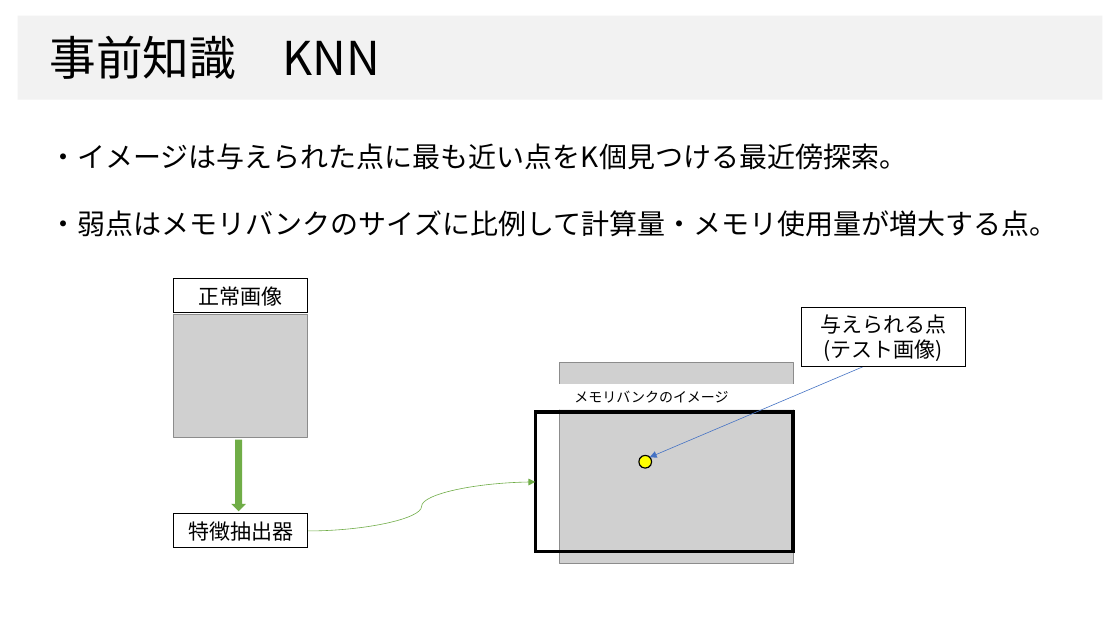
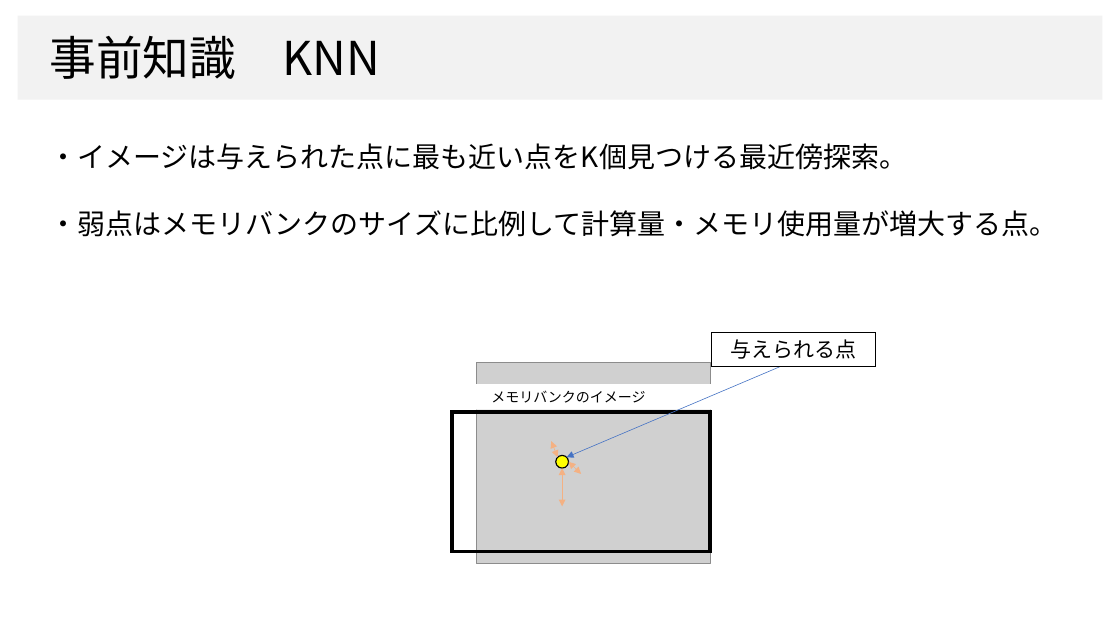
Before and after one commit to dhia-github/haselab-all, a slide deck: slide 6 of 発表資料/B4_上坂大樹_ゼミ用資料.pptx. Drawn at 1120x630 pixels with LibreOffice and Linux fonts; fonts in the diff are those of the drawing; grey boxes stand for pictures; background and template pictures are left out. Boxes give left, top, right and bottom in pixels: in the first picture for what was removed or moved away, otherwise in the second. Text is boxed around its words. In the diff, an @@ line names an element or a change of style, - is before the commit and + after.

```diff
--- a/発表資料/B4_上坂大樹_ゼミ用資料.pptx
+++ b/発表資料/B4_上坂大樹_ゼミ用資料.pptx
@@ rectangle removed at [173,279,308,313] @@
-正常画像
@@ picture removed at [173,314,308,437] @@
@@ rectangle "与えられる点": place and size @@
-rectangle "与えられる点" at [802,308,966,367]
+rectangle "与えられる点" at [712,333,876,366]
@@ text in rectangle at [730,339,856,359]: text changed @@
-与えられる点(テスト画像)
+与えられる点
@@ down arrow removed at [233,440,245,511] @@
@@ double arrow added from (551, 441) to (558, 457), #F4B183 0.5 pt @@
@@ 2 rectangles, 1 picture, 1 arrow, 1 ellipse: place and size @@
-2 rectangles, 1 picture, 1 arrow, 1 ellipse at [503,362,863,564]
+2 rectangles, 1 picture, 1 arrow, 1 ellipse at [420,362,780,564]
@@ double arrow added from (562, 468) to (562, 507), #F4B183 0.5 pt @@
@@ double arrow added from (569, 462) to (581, 474), #F4B183 0.5 pt @@
@@ curved arrow removed from (308, 531) to (535, 482) @@
@@ rectangle removed at [173,514,308,548] @@
-特徴抽出器
```
Also in this commit, not shown: 7 other slides changed, 3 slides added.
